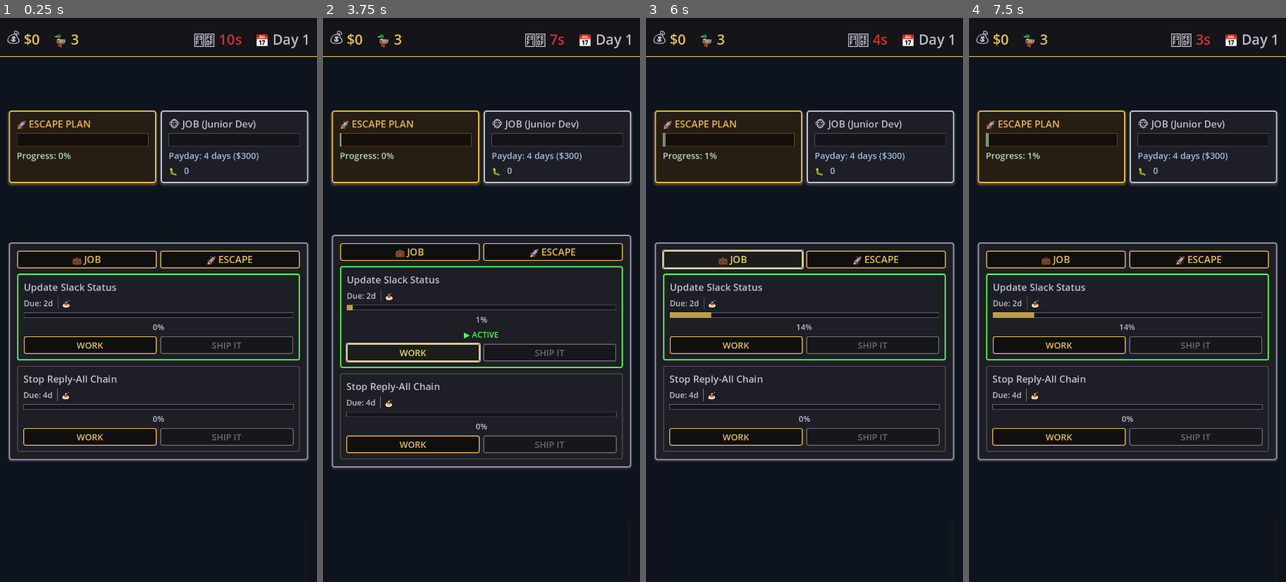
Above: before the commit, frames 1-4 (left to right).
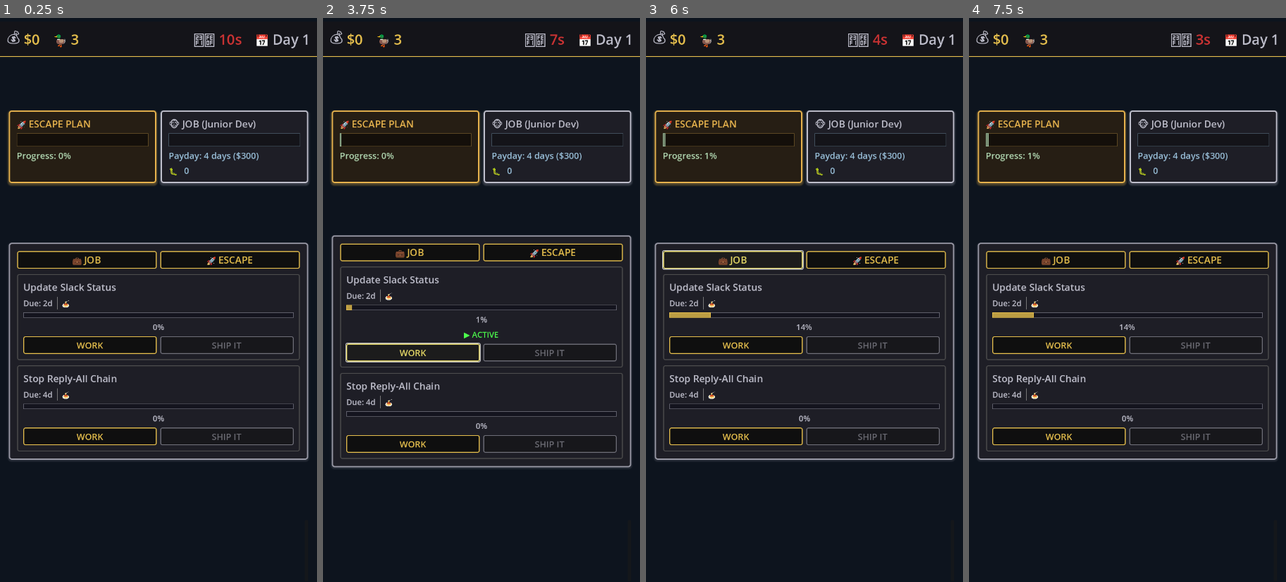
Above: after the commit, the same moments.

Repository: lmchoi/alt-f-this
Game: Godot game, scene res://scenes/game_ui.tscn
The game is run twice, just before and just after one commit, with the same random seed, the same clock (stepped at 60 frames per second) and the same inputs.
Inputs (mouse positions are in pixels of both pictures, inside the frame that each line leads up to):
- Up to frame 1 (0.25 s): no input
- Up to frame 2 (3.75 s): click "💼 JOB" at 0.5 s; click "🚀 ESCAPE" at 1.25 s; click "HUSTLE" at 2 s; click "💼 JOB" at 2.75 s; click "WORK" at 3.5 s
- Up to frame 3 (6 s): click "🚀 ESCAPE" at 4.25 s; click "HUSTLE" at 5 s; click "💼 JOB" at 5.75 s
- Up to frame 4 (7.5 s): click (1124, 536) at 6.5 s; click "OK" at 7.25 s

The runs differ from the first frame. In frame 1, 3.3% of the frame differs, in the area x 2-98%, y 39-79%; in frame 2, 3.2%; in frame 3, 3.4%; in frame 4, 3.3%.

Commit message:
Remove green active border from task cards
Removed the green border that appeared on active tasks - the active label
(▶ ACTIVE) is sufficient visual indicator when tasks are progressing.

Also simplified border styling to only use consistent gray borders for
all tasks, removing urgency-based color coding (red/yellow/gray based on
deadline). Urgency is still clearly indicated through due date text colors.

This creates a cleaner, more uniform appearance in the task list.

🤖 Generated with [Claude Code](https://claude.com/claude-code)

Co-Authored-By: Claude <noreply@anthropic.com>

Diff:
--- a/scenes/task_card.gd
+++ b/scenes/task_card.gd
@@ -136,38 +136,20 @@
 	var style = StyleBoxFlat.new()
 	style.bg_color = Color(0.12, 0.12, 0.15, 1)
 
-	# Thicker border if active
-	var border_width = 3 if is_active else 2
-	style.border_width_left = border_width
-	style.border_width_top = border_width
-	style.border_width_right = border_width
-	style.border_width_bottom = border_width
+	# Standard border width (removed green border for active state - active label is enough)
+	style.border_width_left = 2
+	style.border_width_top = 2
+	style.border_width_right = 2
+	style.border_width_bottom = 2
 
 	style.corner_radius_top_left = 4
 	style.corner_radius_top_right = 4
 	style.corner_radius_bottom_right = 4
 	style.corner_radius_bottom_left = 4
 
-	# Color-code by urgency (or green if active)
-	if is_active:
-		# Active task - green
-		style.border_color = Color(0.3, 1.0, 0.3, 1.0)
-	elif days_until_due < 0:
-		# Overdue - bright red
-		style.border_color = Color(1.0, 0.2, 0.2, 1.0)
-		style.border_width_left = 3
-		style.border_width_top = 3
-		style.border_width_right = 3
-		style.border_width_bottom = 3
-	elif days_until_due == 0:
-		# Due today - red
-		style.border_color = Color(1.0, 0.3, 0.3, 1.0)
-	elif days_until_due <= 2:
-		# Due soon - yellow
-		style.border_color = Color(1.0, 0.9, 0.3, 1.0)
-	else:
-		# Normal - gray
-		style.border_color = Color(0.3, 0.3, 0.3, 1.0)
+	# Consistent gray border for all tasks
+	# (Urgency is shown through the due date text color instead)
+	style.border_color = Color(0.3, 0.3, 0.3, 1.0)
 
 	add_theme_stylebox_override("panel", style)
 
